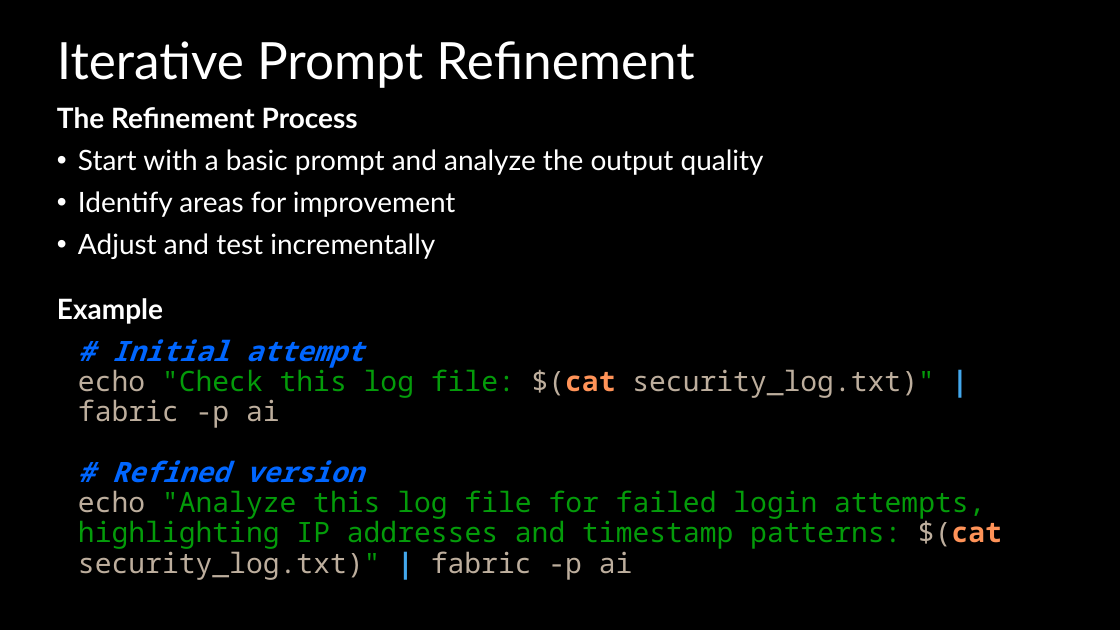
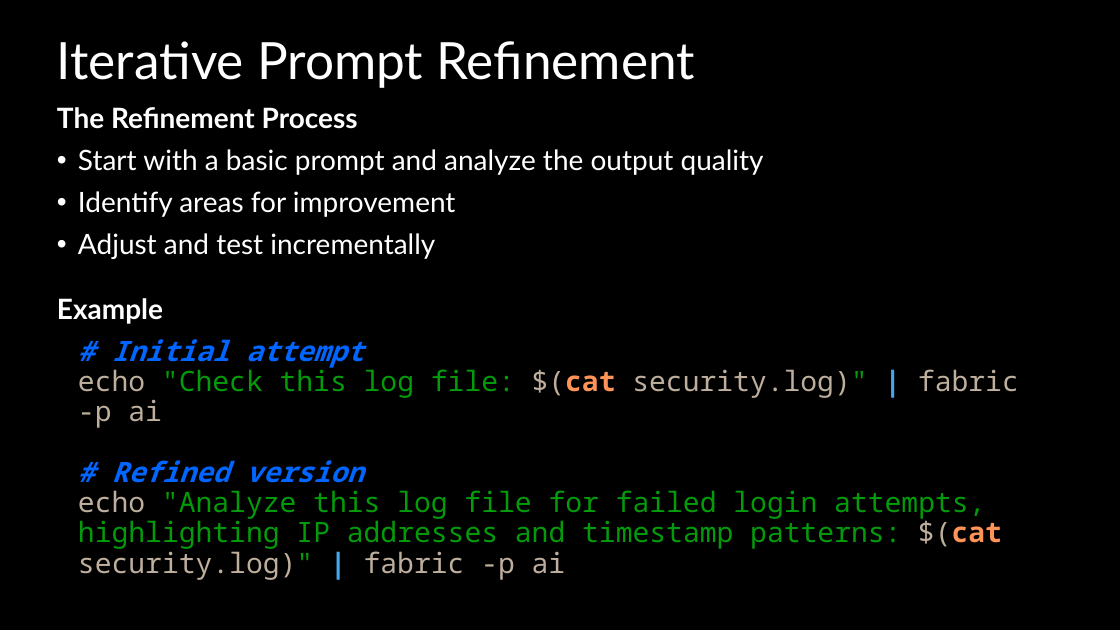
Before and after one commit to Resistor52/fabric_workshop, a slide deck: slide 33 of slides/workshop.pptx. Drawn at 1120x630 pixels with LibreOffice and Linux fonts; fonts in the diff are those of the drawing. Boxes give left, top, right and bottom in pixels: in the first picture for what was removed or moved away, otherwise in the second. Text is boxed around its words. In the diff, an @@ line names an element or a change of style, - is before the commit and + after.

```diff
--- a/slides/workshop.pptx
+++ b/slides/workshop.pptx
@@ text at (x1=78, y1=339, x2=1019, y2=580): text changed @@
-# Initial attempt
-echo "Check this log file: $(cat security_log.txt)" | fabric -p ai
-# Refined version
-echo "Analyze this log file for failed login attempts, highlighting IP addresses and timestamp patterns: $(cat security_log.txt)" | fabric -p ai
+# Initial attempt
+echo "Check this log file: $(cat security.log)" | fabric -p ai
+# Refined version
+echo "Analyze this log file for failed login attempts, highlighting IP addresses and timestamp patterns: $(cat security.log)" | fabric -p ai
```
Also in this commit, not shown: 5 other slides changed, 5 other files.
